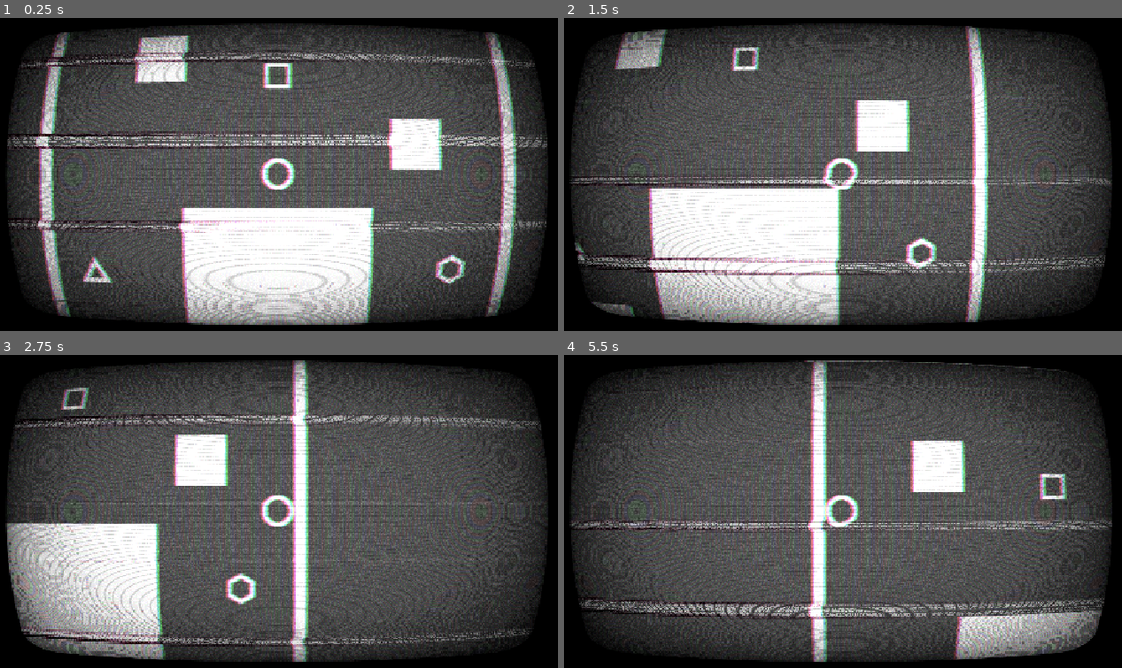
Above: before the commit, frames 1-4 (two rows, left to right).
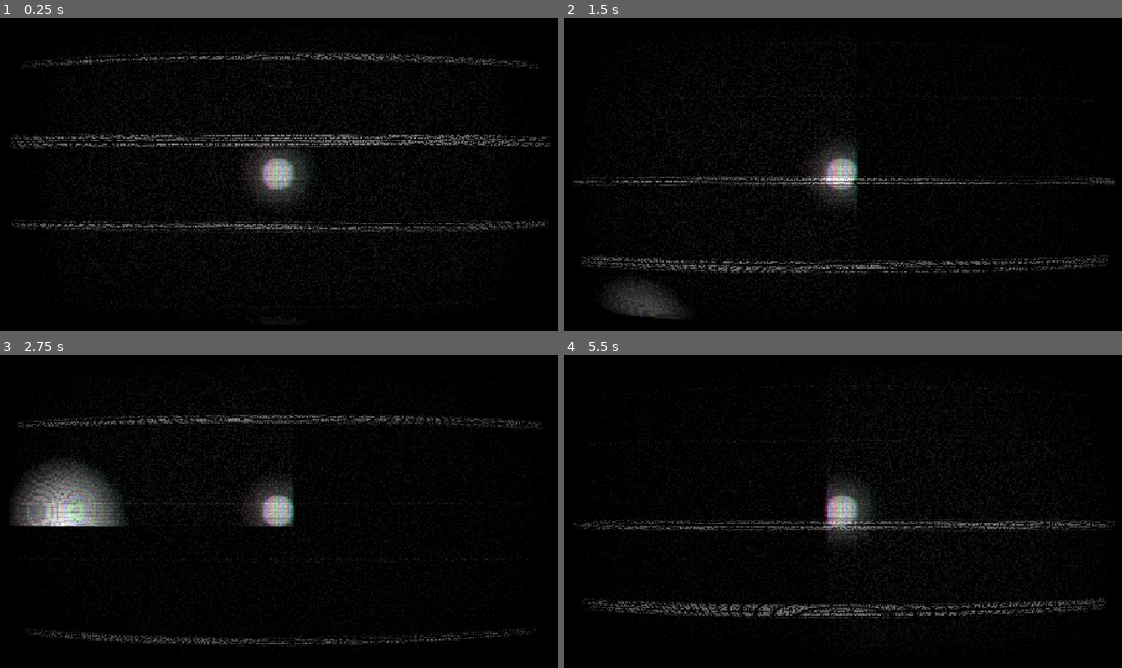
Above: after the commit, the same moments.

Repository: aidankmcalister/GodotHorrorShapeGame
Game: Godot game, scene res://main.tscn
Two runs of this game, one before a commit and one after it. Both use one fixed random seed, a clock stepped at 60 frames per second and the inputs below.
Inputs (mouse positions are in pixels of both pictures, inside the frame that each line leads up to):
- Up to frame 1 (0.25 s): no input
- Up to frame 2 (1.5 s): move the mouse to (965, 158) at 0.52 s; hold D (right) 0.53-1.28 s; move the mouse to (725, 190) at 1.27 s; hold S (down) from 1.28 s (still down)
- Up to frame 3 (2.75 s): move the mouse to (334, 439) at 2.02 s; release S (down) at 2.03 s; hold D (right) from 2.03 s (still down)
- Up to frame 4 (5.5 s): move the mouse to (815, 574) at 2.77 s; release D (right) at 2.78 s; hold W (up) 2.78-3.53 s; move the mouse to (1010, 558) at 3.52 s; hold A (left) 3.53-5.03 s; move the mouse to (670, 461) at 4.27 s; move the mouse to (870, 511) at 5.02 s; hold S (down) from 5.03 s (still down)

The runs differ from the first frame. In frame 1, 84% of the frame differs, in the area x 1-99%, y 1-99%; in frame 2, 84%; in frame 3, 84%; in frame 4, 84%, in the area x 0-99%, y 1-99%.

Commit message:
starting level started, ui nodes created

Diff:
--- /dev/null
+++ b/Levels/starting_area.gd
@@ -0,0 +1,6 @@
+extends Node2D
+
+func _on_area_2d_body_entered(body):
+	if body.is_in_group("shapes"):
+		print("Shape deposited")
+		body.handle_consumed()
--- /dev/null
+++ b/Levels/starting_area.tscn
@@ -0,0 +1,102 @@
+[gd_scene load_steps=8 format=3 uid="uid://d2nmsrl2ikrwr"]
+
+[ext_resource type="Texture2D" uid="uid://botdj7xdibstb" path="res://Shapes/Square.png" id="1_j6bxy"]
+[ext_resource type="Script" path="res://Levels/starting_area.gd" id="1_qw2cv"]
+
+[sub_resource type="RectangleShape2D" id="RectangleShape2D_iq8ki"]
+size = Vector2(512, 512)
+
+[sub_resource type="OccluderPolygon2D" id="OccluderPolygon2D_7l3sm"]
+polygon = PackedVector2Array(-266.666, 255.924, -266.666, -255.924, 266.667, -255.924, 266.667, 255.924)
+
+[sub_resource type="Gradient" id="Gradient_mence"]
+offsets = PackedFloat32Array(0, 0.665584)
+colors = PackedColorArray(1, 1, 1, 1, 0, 0, 0, 1)
+
+[sub_resource type="GradientTexture2D" id="GradientTexture2D_8xtbp"]
+gradient = SubResource("Gradient_mence")
+fill = 1
+fill_from = Vector2(0.5, 0.5)
+
+[sub_resource type="CircleShape2D" id="CircleShape2D_1f35c"]
+radius = 32.0
+
+[node name="StartingArea" type="Node2D"]
+script = ExtResource("1_qw2cv")
+
+[node name="Walls" type="Node2D" parent="."]
+
+[node name="Wall1" type="StaticBody2D" parent="Walls"]
+position = Vector2(376, 168)
+scale = Vector2(0.03, 0.844)
+metadata/_edit_group_ = true
+
+[node name="Sprite2D" type="Sprite2D" parent="Walls/Wall1"]
+texture = ExtResource("1_j6bxy")
+
+[node name="CollisionShape2D" type="CollisionShape2D" parent="Walls/Wall1"]
+shape = SubResource("RectangleShape2D_iq8ki")
+
+[node name="LightOccluder2D" type="LightOccluder2D" parent="Walls/Wall1"]
+occluder = SubResource("OccluderPolygon2D_7l3sm")
+
+[node name="Wall2" type="StaticBody2D" parent="Walls"]
+position = Vector2(776, 168)
+scale = Vector2(0.03, 0.844)
+metadata/_edit_group_ = true
+
+[node name="Sprite2D" type="Sprite2D" parent="Walls/Wall2"]
+texture = ExtResource("1_j6bxy")
+
+[node name="CollisionShape2D" type="CollisionShape2D" parent="Walls/Wall2"]
+shape = SubResource("RectangleShape2D_iq8ki")
+
+[node name="LightOccluder2D" type="LightOccluder2D" parent="Walls/Wall2"]
+occluder = SubResource("OccluderPolygon2D_7l3sm")
+
+[node name="Wall3" type="StaticBody2D" parent="Walls"]
+position = Vector2(576, -40.4)
+rotation = 1.5708
+scale = Vector2(0.03, 0.78)
+metadata/_edit_group_ = true
+
+[node name="Sprite2D" type="Sprite2D" parent="Walls/Wall3"]
+texture = ExtResource("1_j6bxy")
+
+[node name="CollisionShape2D" type="CollisionShape2D" parent="Walls/Wall3"]
+shape = SubResource("RectangleShape2D_iq8ki")
+
+[node name="LightOccluder2D" type="LightOccluder2D" parent="Walls/Wall3"]
+occluder = SubResource("OccluderPolygon2D_7l3sm")
+
+[node name="Wall4" type="StaticBody2D" parent="Walls"]
+position = Vector2(576, 376.5)
+rotation = 1.5708
+scale = Vector2(0.03, 0.78)
+metadata/_edit_group_ = true
+
+[node name="Sprite2D" type="Sprite2D" parent="Walls/Wall4"]
+texture = ExtResource("1_j6bxy")
+
+[node name="CollisionShape2D" type="CollisionShape2D" parent="Walls/Wall4"]
+shape = SubResource("RectangleShape2D_iq8ki")
+
+[node name="LightOccluder2D" type="LightOccluder2D" parent="Walls/Wall4"]
+occluder = SubResource("OccluderPolygon2D_7l3sm")
+
+[node name="DepositZone" type="Node2D" parent="."]
+
+[node name="PointLight2D" type="PointLight2D" parent="DepositZone"]
+position = Vector2(576, 368)
+energy = 2.0
+shadow_enabled = true
+texture = SubResource("GradientTexture2D_8xtbp")
+texture_scale = 2.0
+
+[node name="Area2D" type="Area2D" parent="DepositZone"]
+position = Vector2(576, 376)
+
+[node name="CollisionShape2D" type="CollisionShape2D" parent="DepositZone/Area2D"]
+shape = SubResource("CircleShape2D_1f35c")
+
+[connection signal="body_entered" from="DepositZone/Area2D" to="." method="_on_area_2d_body_entered"]
--- a/Player/player.gd
+++ b/Player/player.gd
@@ -6,9 +6,25 @@
 var targetRotation = 0.0
 var rotationSpeed = 5.0
 var push_force = 5
+var look = true
+
+#Items / Abilities
+
+var has_cloak = false
+var has_flashlight = false
 
 func _physics_process(delta):
 	player_movement(delta)
+
+	if has_cloak:
+		pass
+
+	if has_flashlight:
+		$FlashlightBox.show()
+		if look:
+			$FlashlightBox.look_at(get_global_mouse_position())
+	else:
+		$FlashlightBox.hide()
 
 func get_input(_delta):
 	var input = Vector2()
@@ -29,7 +45,3 @@
 	else:
 		velocity = velocity.lerp(Vector2.ZERO, friction * delta)
 	move_and_slide()
-	for i in get_slide_collision_count():
-		var c = get_slide_collision(i)
-		if c.get_collider() is RigidBody2D:
-			c.get_collider().apply_central_impulse(-c.get_normal() * push_force)
--- a/Player/player.tscn
+++ b/Player/player.tscn
@@ -1,14 +1,25 @@
-[gd_scene load_steps=7 format=3 uid="uid://2iygctujwii4"]
+[gd_scene load_steps=11 format=3 uid="uid://2iygctujwii4"]
 
 [ext_resource type="Script" path="res://Player/player.gd" id="1_l5v4i"]
-[ext_resource type="Texture2D" uid="uid://bthr0bn71avol" path="res://Shapes/Circle 2.png" id="2_io82r"]
+[ext_resource type="Texture2D" uid="uid://clgarsj0uidjy" path="res://Shapes/Circle.png" id="2_0xu24"]
+[ext_resource type="Texture2D" uid="uid://pn6v7mvdl6ew" path="res://player_light.tres" id="3_5f6tq"]
 [ext_resource type="Shader" path="res://main.gdshader" id="3_vpo73"]
+[ext_resource type="Texture2D" uid="uid://cun7lsv2kfmin" path="res://light_cone.jpeg" id="4_piivh"]
+[ext_resource type="Shader" path="res://Player/vhs.gdshader" id="6_eds2h"]
 
 [sub_resource type="CircleShape2D" id="CircleShape2D_mund5"]
 radius = 13.0
 
 [sub_resource type="CircleShape2D" id="CircleShape2D_vrtcj"]
 radius = 17.0
+
+[sub_resource type="ShaderMaterial" id="ShaderMaterial_75c0e"]
+shader = ExtResource("6_eds2h")
+shader_parameter/range = 0.05
+shader_parameter/noiseQuality = 250.0
+shader_parameter/noiseIntensity = 0.0088
+shader_parameter/offsetIntensity = 0.03
+shader_parameter/colorOffsetIntensity = 1.3
 
 [sub_resource type="ShaderMaterial" id="ShaderMaterial_xke7m"]
 shader = ExtResource("3_vpo73")
@@ -40,24 +51,69 @@
 [node name="Sprite2D" type="Sprite2D" parent="."]
 texture_filter = 1
 scale = Vector2(0.05, 0.05)
-texture = ExtResource("2_io82r")
+texture = ExtResource("2_0xu24")
 
 [node name="CollisionShape2D" type="CollisionShape2D" parent="."]
 shape = SubResource("CircleShape2D_mund5")
 
+[node name="PointLight2D" type="PointLight2D" parent="."]
+position = Vector2(0, -2.27374e-13)
+scale = Vector2(4.5, 4.5)
+energy = 0.7
+shadow_enabled = true
+shadow_filter = 1
+texture = ExtResource("3_5f6tq")
+offset = Vector2(2.08165e-12, 2.08165e-12)
+texture_scale = 1.6
+
+[node name="FlashlightBox" type="Node2D" parent="."]
+
+[node name="Flashlight" type="PointLight2D" parent="FlashlightBox"]
+position = Vector2(9, 70)
+rotation = -1.5708
+scale = Vector2(4.5, 8.77989)
+energy = 1.5
+shadow_enabled = true
+shadow_filter = 1
+texture = ExtResource("4_piivh")
+offset = Vector2(2.08165e-12, 2.08165e-12)
+texture_scale = 0.09
+
 [node name="AreaCollision" type="Area2D" parent="."]
-visible = false
 
 [node name="CollisionShape2D" type="CollisionShape2D" parent="AreaCollision"]
 shape = SubResource("CircleShape2D_vrtcj")
 
 [node name="PlayerCamera" type="Camera2D" parent="."]
 
-[node name="CRT Shader" type="ColorRect" parent="PlayerCamera"]
+[node name="CanvasLayer" type="CanvasLayer" parent="PlayerCamera"]
+visible = false
+offset = Vector2(-100, 2.08165e-12)
+transform = Transform2D(1, 0, 0, 1, -100, 2.08165e-12)
+
+[node name="GlitchShader" type="ColorRect" parent="PlayerCamera/CanvasLayer"]
+visible = false
 z_index = 2
+z_as_relative = false
+material = SubResource("ShaderMaterial_75c0e")
+offset_left = -131.0
+offset_top = -127.0
+offset_right = -74.0
+offset_bottom = -72.0
+scale = Vector2(8.09492, 4.66436)
+metadata/_edit_use_anchors_ = true
+
+[node name="CanvasLayer2" type="CanvasLayer" parent="PlayerCamera"]
+visible = false
+
+[node name="CRT Shader" type="ColorRect" parent="PlayerCamera/CanvasLayer2"]
+visible = false
+z_index = 3
+z_as_relative = false
 material = SubResource("ShaderMaterial_xke7m")
 offset_left = -231.0
 offset_top = -128.0
 offset_right = -174.0
 offset_bottom = -73.0
 scale = Vector2(8.09492, 4.66436)
+metadata/_edit_use_anchors_ = true
--- /dev/null
+++ b/Player/vhs.gdshader
@@ -0,0 +1,49 @@
+shader_type canvas_item;
+
+uniform float range : hint_range(0.0, 0.1, 0.005)= 0.05;
+uniform float noiseQuality : hint_range(0.0, 300.0, 0.1)= 250.0;
+uniform float noiseIntensity : hint_range(-0.6, 0.6, 0.0010)= 0.0088;
+uniform float offsetIntensity : hint_range(-0.1, 0.1, 0.001) = 0.03;
+uniform float colorOffsetIntensity : hint_range(0.0, 5.0, 0.001) = 1.3;
+uniform sampler2D SCREEN_TEXTURE : hint_screen_texture;
+float rand(vec2 co)
+{
+    return fract(sin(dot(co.xy ,vec2(12.9898,78.233))) * 43758.5453);
+}
+
+float verticalBar(float pos, float UVY, float offset)
+{
+    float edge0 = (pos - range);
+    float edge1 = (pos + range);
+
+    float x = smoothstep(edge0, pos, UVY) * offset;
+    x -= smoothstep(pos, edge1, UVY) * offset;
+    return x;
+}
+const float saturation = 0.2;
+void fragment()
+{
+    vec2 uv = SCREEN_UV;
+    for (float i = 0.0; i < 0.71; i += 0.1313)
+    {
+        float d = mod(TIME * i, 1.7);
+        float o = sin(1.0 - tan(TIME * 0.24 * i));
+    	o *= offsetIntensity;
+        uv.x += verticalBar(d, UV.y, o);
+    }
+
+    float UVY = uv.y;
+    UVY *= noiseQuality;
+    UVY = float(int(UVY)) * (1.0 / noiseQuality);
+    float noise = rand(vec2(TIME * 0.00001, UVY));
+    uv.x += noise * noiseIntensity;
+
+    vec2 offsetR = vec2(0.009 * sin(TIME), 0.0) * colorOffsetIntensity;
+    vec2 offsetG = vec2(0.0073 * (cos(TIME * 0.97)), 0.0) * colorOffsetIntensity;
+
+    float r = texture(SCREEN_TEXTURE, uv + offsetR).r;
+    float g = texture(SCREEN_TEXTURE, uv + offsetG).g;
+    float b = texture(SCREEN_TEXTURE, uv).b;
+    vec4 tex = vec4(r, g, b, 1.0);
+    COLOR = tex;
+}
--- /dev/null
+++ b/main.gd
@@ -0,0 +1,7 @@
+extends Node2D
+
+func _ready():
+	pass
+
+func _process(delta):
+	pass
--- a/main.tscn
+++ b/main.tscn
@@ -1,112 +1,44 @@
-[gd_scene load_steps=8 format=3 uid="uid://bc7j7om1mmerv"]
+[gd_scene load_steps=10 format=3 uid="uid://bc7j7om1mmerv"]
 
 [ext_resource type="PackedScene" uid="uid://2iygctujwii4" path="res://Player/player.tscn" id="1_1o66t"]
+[ext_resource type="Script" path="res://main.gd" id="1_3e7py"]
 [ext_resource type="PackedScene" uid="uid://smo44wvq2qwt" path="res://MysteriousCreature/mysterious_creature.tscn" id="3_f07h8"]
 [ext_resource type="PackedScene" uid="uid://cdn1jyvl6wtxn" path="res://ShapeItems/square_item.tscn" id="4_5avma"]
 [ext_resource type="PackedScene" uid="uid://c1dgby8vq1fy6" path="res://ShapeItems/triangle_item.tscn" id="5_caer7"]
 [ext_resource type="PackedScene" uid="uid://dwd275gp0rypg" path="res://ShapeItems/hexagon_item.tscn" id="6_excdg"]
-[ext_resource type="Texture2D" uid="uid://botdj7xdibstb" path="res://Shapes/Square.png" id="6_kv2o3"]
-
-[sub_resource type="RectangleShape2D" id="RectangleShape2D_iq8ki"]
-size = Vector2(512, 512)
+[ext_resource type="PackedScene" uid="uid://d2nmsrl2ikrwr" path="res://Levels/starting_area.tscn" id="7_xan31"]
+[ext_resource type="PackedScene" uid="uid://brqd6ljovnpa3" path="res://ui/main_ui.tscn" id="8_jutq7"]
+[ext_resource type="Texture2D" uid="uid://d3yqdnyob7ww6" path="res://gray square.png" id="9_jw3lc"]
 
 [node name="Main" type="Node2D"]
+script = ExtResource("1_3e7py")
 
-[node name="Player" parent="." instance=ExtResource("1_1o66t")]
+[node name="MainUI" parent="." instance=ExtResource("8_jutq7")]
+
+[node name="CanvasGroup" type="CanvasGroup" parent="."]
+
+[node name="Player" parent="CanvasGroup" instance=ExtResource("1_1o66t")]
 position = Vector2(576, 192)
 
-[node name="MysteriousCreature" parent="." instance=ExtResource("3_f07h8")]
-position = Vector2(576, 296)
+[node name="MysteriousCreature" parent="CanvasGroup" instance=ExtResource("3_f07h8")]
+position = Vector2(576, 528)
 
-[node name="SquareItem" parent="." instance=ExtResource("4_5avma")]
+[node name="SquareItem" parent="CanvasGroup" instance=ExtResource("4_5avma")]
 position = Vector2(576, 112)
 
-[node name="TriangleItem" parent="." instance=ExtResource("5_caer7")]
+[node name="TriangleItem" parent="CanvasGroup" instance=ExtResource("5_caer7")]
 position = Vector2(424, 272)
 
-[node name="HexagonItem" parent="." instance=ExtResource("6_excdg")]
+[node name="HexagonItem" parent="CanvasGroup" instance=ExtResource("6_excdg")]
 position = Vector2(720, 272)
 
-[node name="Walls" type="Node2D" parent="."]
+[node name="StartingArea" parent="CanvasGroup" instance=ExtResource("7_xan31")]
 
-[node name="Wall1" type="StaticBody2D" parent="Walls"]
-position = Vector2(384, 208)
-scale = Vector2(0.02, 0.8)
-metadata/_edit_group_ = true
+[node name="Background" type="Sprite2D" parent="CanvasGroup"]
+z_index = -20
+z_as_relative = false
+position = Vector2(360, 144)
+texture = ExtResource("9_jw3lc")
 
-[node name="Sprite2D" type="Sprite2D" parent="Walls/Wall1"]
-texture = ExtResource("6_kv2o3")
-
-[node name="CollisionShape2D" type="CollisionShape2D" parent="Walls/Wall1"]
-shape = SubResource("RectangleShape2D_iq8ki")
-
-[node name="Wall2" type="StaticBody2D" parent="Walls"]
-position = Vector2(576, 7.15256e-07)
-rotation = 1.5708
-scale = Vector2(0.02, 0.8)
-metadata/_edit_group_ = true
-
-[node name="Sprite2D" type="Sprite2D" parent="Walls/Wall2"]
-texture = ExtResource("6_kv2o3")
-
-[node name="CollisionShape2D" type="CollisionShape2D" parent="Walls/Wall2"]
-shape = SubResource("RectangleShape2D_iq8ki")
-
-[node name="Wall5" type="StaticBody2D" parent="Walls"]
-position = Vector2(576, 408)
-rotation = 1.5708
-scale = Vector2(0.02, 0.8)
-metadata/_edit_group_ = true
-
-[node name="Sprite2D" type="Sprite2D" parent="Walls/Wall5"]
-texture = ExtResource("6_kv2o3")
-
-[node name="CollisionShape2D" type="CollisionShape2D" parent="Walls/Wall5"]
-shape = SubResource("RectangleShape2D_iq8ki")
-
-[node name="Wall4" type="StaticBody2D" parent="Walls"]
-position = Vector2(768, 200)
-scale = Vector2(0.02, 0.8)
-metadata/_edit_group_ = true
-
-[node name="Sprite2D" type="Sprite2D" parent="Walls/Wall4"]
-texture = ExtResource("6_kv2o3")
-
-[node name="CollisionShape2D" type="CollisionShape2D" parent="Walls/Wall4"]
-shape = SubResource("RectangleShape2D_iq8ki")
-
-[node name="Wall6" type="StaticBody2D" parent="Walls"]
-position = Vector2(480, 96)
-rotation = 1.5708
-scale = Vector2(0.08, 0.08)
-metadata/_edit_group_ = true
-
-[node name="Sprite2D" type="Sprite2D" parent="Walls/Wall6"]
-texture = ExtResource("6_kv2o3")
-
-[node name="CollisionShape2D" type="CollisionShape2D" parent="Walls/Wall6"]
-shape = SubResource("RectangleShape2D_iq8ki")
-
-[node name="Wall7" type="StaticBody2D" parent="Walls"]
-position = Vector2(688, 168)
-rotation = 1.5708
-scale = Vector2(0.08, 0.08)
-metadata/_edit_group_ = true
-
-[node name="Sprite2D" type="Sprite2D" parent="Walls/Wall7"]
-texture = ExtResource("6_kv2o3")
-
-[node name="CollisionShape2D" type="CollisionShape2D" parent="Walls/Wall7"]
-shape = SubResource("RectangleShape2D_iq8ki")
-
-[node name="Wall8" type="StaticBody2D" parent="Walls"]
-position = Vector2(448, 344)
-rotation = 1.5708
-scale = Vector2(0.08, 0.08)
-metadata/_edit_group_ = true
-
-[node name="Sprite2D" type="Sprite2D" parent="Walls/Wall8"]
-texture = ExtResource("6_kv2o3")
-
-[node name="CollisionShape2D" type="CollisionShape2D" parent="Walls/Wall8"]
-shape = SubResource("RectangleShape2D_iq8ki")
+[node name="CanvasModulate" type="CanvasModulate" parent="CanvasGroup"]
+color = Color(0, 0, 0, 1)
--- /dev/null
+++ b/player_light.tres
@@ -0,0 +1,11 @@
+[gd_resource type="GradientTexture2D" load_steps=2 format=3 uid="uid://pn6v7mvdl6ew"]
+
+[sub_resource type="Gradient" id="Gradient_3tao0"]
+offsets = PackedFloat32Array(0, 0.649351, 0.834416)
+colors = PackedColorArray(1, 1, 1, 1, 0.223103, 0.223103, 0.223103, 1, 0.0807833, 0.0807833, 0.0807833, 1)
+
+[resource]
+gradient = SubResource("Gradient_3tao0")
+fill = 1
+fill_from = Vector2(0.5, 0.5)
+fill_to = Vector2(0.56422, 0.43578)
--- /dev/null
+++ b/ui/main_ui.tscn
@@ -0,0 +1,89 @@
+[gd_scene load_steps=5 format=3 uid="uid://brqd6ljovnpa3"]
+
+[ext_resource type="Shader" path="res://Player/vhs.gdshader" id="1_td331"]
+[ext_resource type="Shader" path="res://main.gdshader" id="2_23rrp"]
+
+[sub_resource type="ShaderMaterial" id="ShaderMaterial_vog7h"]
+shader = ExtResource("1_td331")
+shader_parameter/range = 0.05
+shader_parameter/noiseQuality = 250.0
+shader_parameter/noiseIntensity = 0.0088
+shader_parameter/offsetIntensity = 0.03
+shader_parameter/colorOffsetIntensity = 1.3
+
+[sub_resource type="ShaderMaterial" id="ShaderMaterial_dahv5"]
+shader = ExtResource("2_23rrp")
+shader_parameter/overlay = true
+shader_parameter/scanlines_opacity = 0.17
+shader_parameter/scanlines_width = 0.056
+shader_parameter/grille_opacity = 0.272
+shader_parameter/resolution = Vector2(2560, 1440)
+shader_parameter/pixelate = true
+shader_parameter/roll = true
+shader_parameter/roll_speed = 8.0
+shader_parameter/roll_size = 25.0
+shader_parameter/roll_variation = 1.8
+shader_parameter/distort_intensity = 0.01
+shader_parameter/noise_opacity = 0.4
+shader_parameter/noise_speed = 2.0
+shader_parameter/static_noise_intensity = 0.1
+shader_parameter/aberration = 0.03
+shader_parameter/brightness = 1.4
+shader_parameter/discolor = true
+shader_parameter/warp_amount = 1.0
+shader_parameter/clip_warp = false
+shader_parameter/vignette_intensity = 0.4
+shader_parameter/vignette_opacity = 0.5
+
+[node name="MainUI" type="Control"]
+layout_mode = 3
+anchors_preset = 0
+offset_right = 40.0
+offset_bottom = 40.0
+
+[node name="Shaders" type="Control" parent="."]
+anchors_preset = 0
+offset_right = 40.0
+offset_bottom = 40.0
+
+[node name="CanvasLayer" type="CanvasLayer" parent="Shaders"]
+offset = Vector2(-100, 2.08165e-12)
+transform = Transform2D(1, 0, 0, 1, -100, 2.08165e-12)
+
+[node name="GlitchShader" type="ColorRect" parent="Shaders/CanvasLayer"]
+visible = false
+z_as_relative = false
+material = SubResource("ShaderMaterial_vog7h")
+offset_left = 100.0
+offset_top = 1.0
+offset_right = 157.0
+offset_bottom = 56.0
+scale = Vector2(8.09492, 4.66436)
+metadata/_edit_use_anchors_ = true
+
+[node name="CanvasLayer2" type="CanvasLayer" parent="Shaders"]
+
+[node name="CRT Shader" type="ColorRect" parent="Shaders/CanvasLayer2"]
+z_as_relative = false
+material = SubResource("ShaderMaterial_dahv5")
+offset_right = 57.0
+offset_bottom = 55.0
+scale = Vector2(8.09492, 4.66436)
+metadata/_edit_use_anchors_ = true
+
+[node name="Dialogue" type="Control" parent="."]
+anchors_preset = 0
+offset_right = 40.0
+offset_bottom = 40.0
+
+[node name="Abilities" type="Control" parent="."]
+anchors_preset = 0
+offset_right = 40.0
+offset_bottom = 40.0
+
+[node name="ColorRect" type="ColorRect" parent="Abilities"]
+layout_mode = 0
+offset_left = 32.0
+offset_top = 32.0
+offset_right = 72.0
+offset_bottom = 72.0
Binary file added: gray square.png
Not shown, added: gray square.png.import
Binary file added: light_cone.jpeg
Not shown, added: light_cone.jpeg.import
Not shown, changed: .DS_Store
